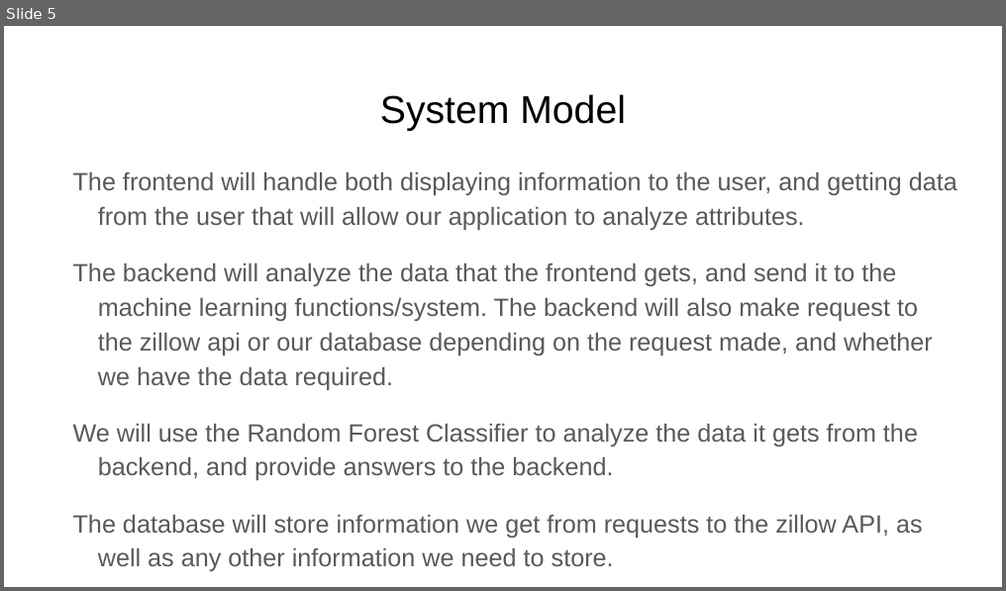
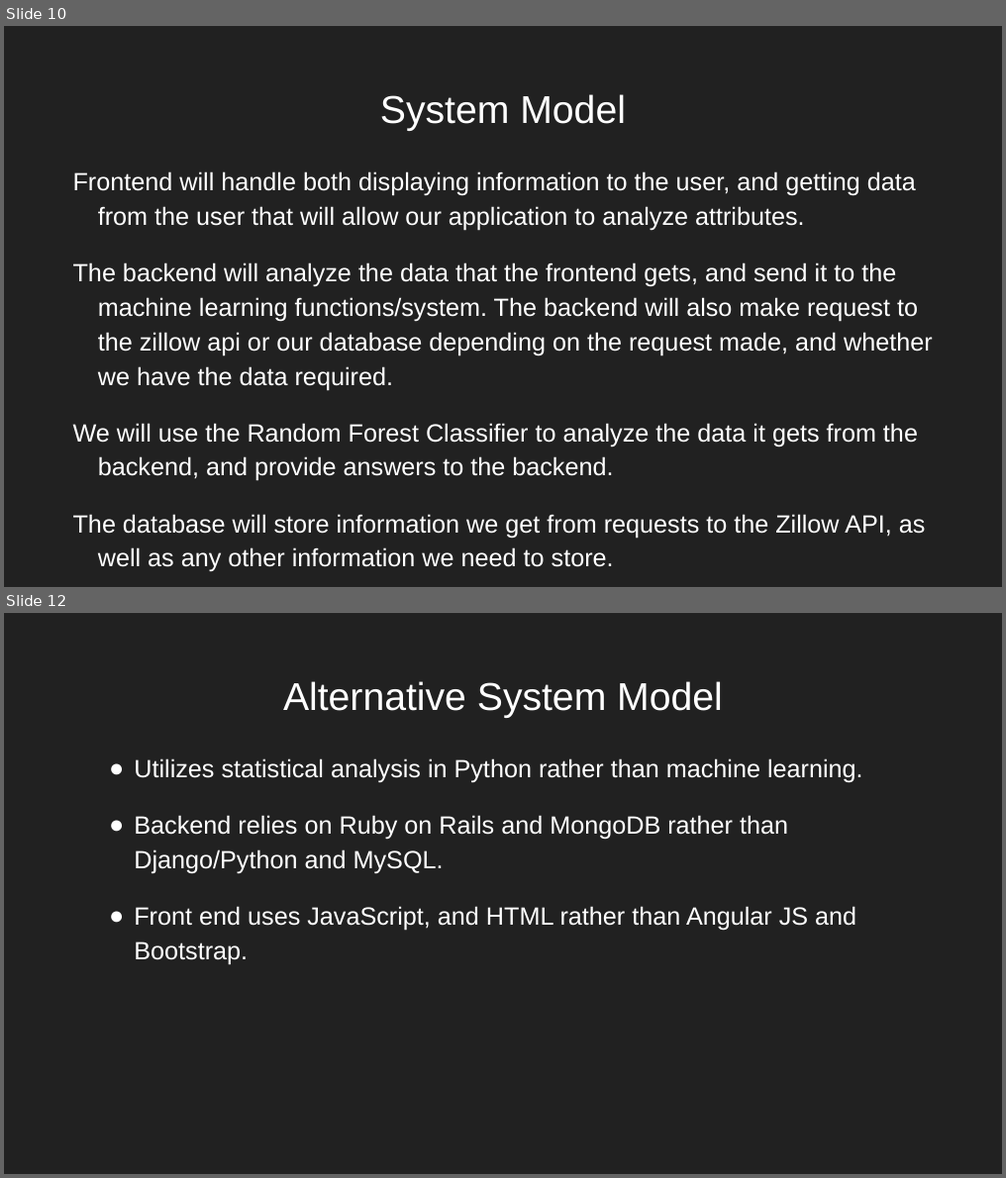
Before and after one commit to nreader72/NostraDomicile, a slide deck: docs/NostraDomicile.pptx. Shown one above the other, each under a label of ours: slide 5 before the commit, slides 10 and 12 after it; the slides between them are not shown. The pictures are 1006x591 and 1006x1178 pixels, drawn with LibreOffice and Linux fonts; fonts in the diff are those of the drawing; background and template pictures are left out. Boxes give left, top, right and bottom in pixels: in the first picture for what was removed or moved away, otherwise in the second. Text is boxed around its words. In the diff, an @@ line names an element or a change of style, - is before the commit and + after.

```diff
--- a/docs/NostraDomicile.pptx
+++ b/docs/NostraDomicile.pptx
@@ slide 12 added at (4, 613, 1002, 1174), background picture (left out) @@
@@ title added at (283, 681, 723, 718), 28 pt, text #FFFFFF @@
+Alternative System Model
@@ text added at (134, 759, 863, 965), 18 pt, text #FFFFFF @@
+● Utilizes statistical analysis in Python rather than machine learning.
+● Backend relies on Ruby on Rails and MongoDB rather than Django/Python and MySQL.
+● Front end uses JavaScript, and HTML rather than Angular JS and Bootstrap.
@@ what was slide 5 is now slide 10 @@
@@ slide 10 changed as well @@
@@ background #FFFFFF to picture (left out) @@
@@ title "System Model" at (380, 94, 626, 131): text colour #000000 to #FFFFFF @@
@@ text at (73, 172, 916, 231): text changed; text colour #595959 to #FFFFFF @@
-The frontend will handle both displaying information to the user, and getting data from the user that will allow our application to analyze attributes.
+Frontend will handle both displaying information to the user, and getting data from the user that will allow our application to analyze attributes.
@@ text at (73, 263, 933, 481): text colour #595959 to #FFFFFF in "The backend will analyze the data that ...", "We will use the Random Forest Classifier ..." @@
@@ text at (73, 514, 926, 538): text changed; text colour #595959 to #FFFFFF @@
-The database will store information we get from requests to the zillow API, as well as any other information we need to store.
+The database will store information we get from requests to the Zillow API, as well as any other information we need to store.
```
Also in this commit, not shown: 7 other slides changed, 17 other slides added, 9 slides removed.
